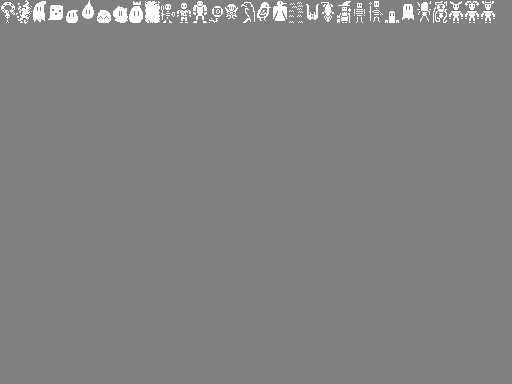
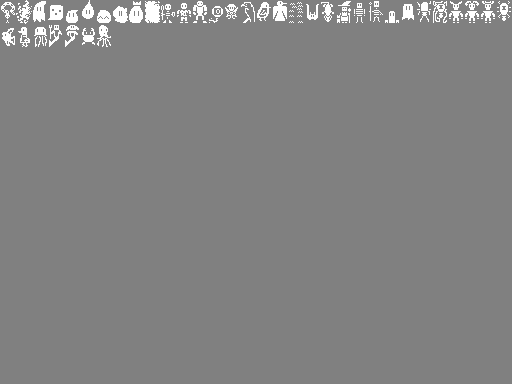
Two versions of the same layered image (512×384). Layer-by-layer changes:
painted on "Background" over left=2, top=1, right=511, bottom=47
